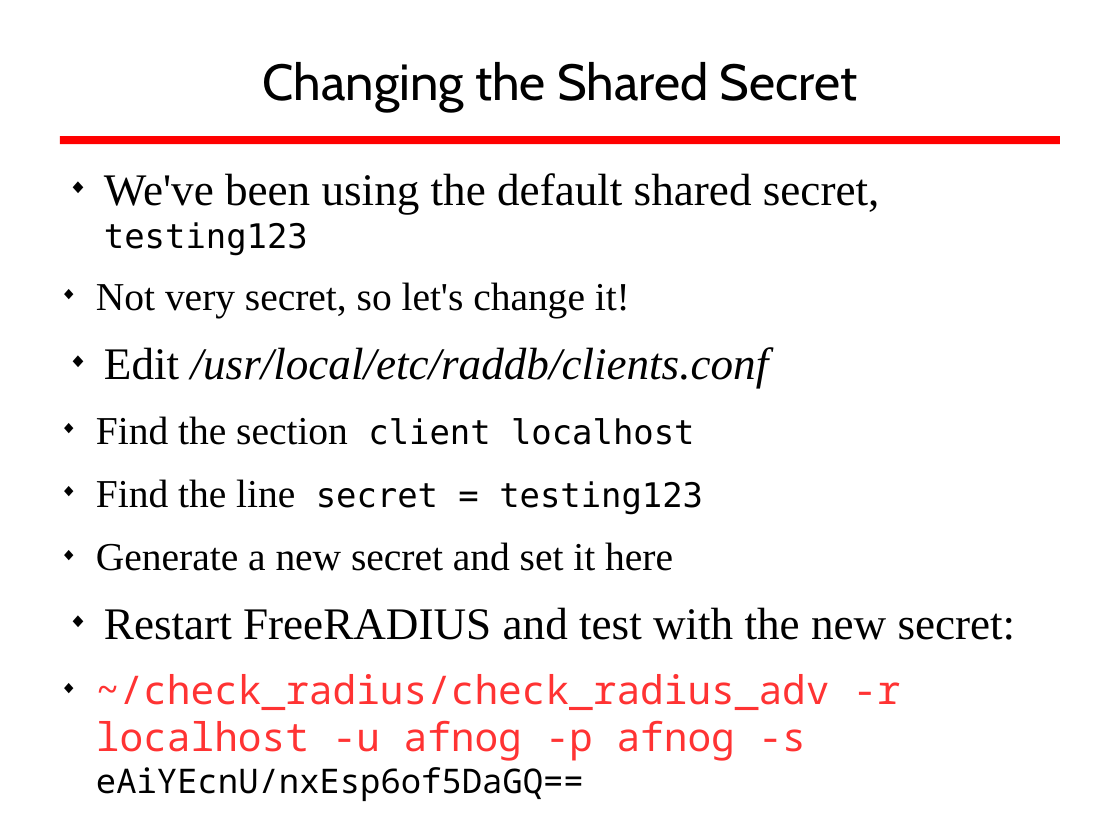
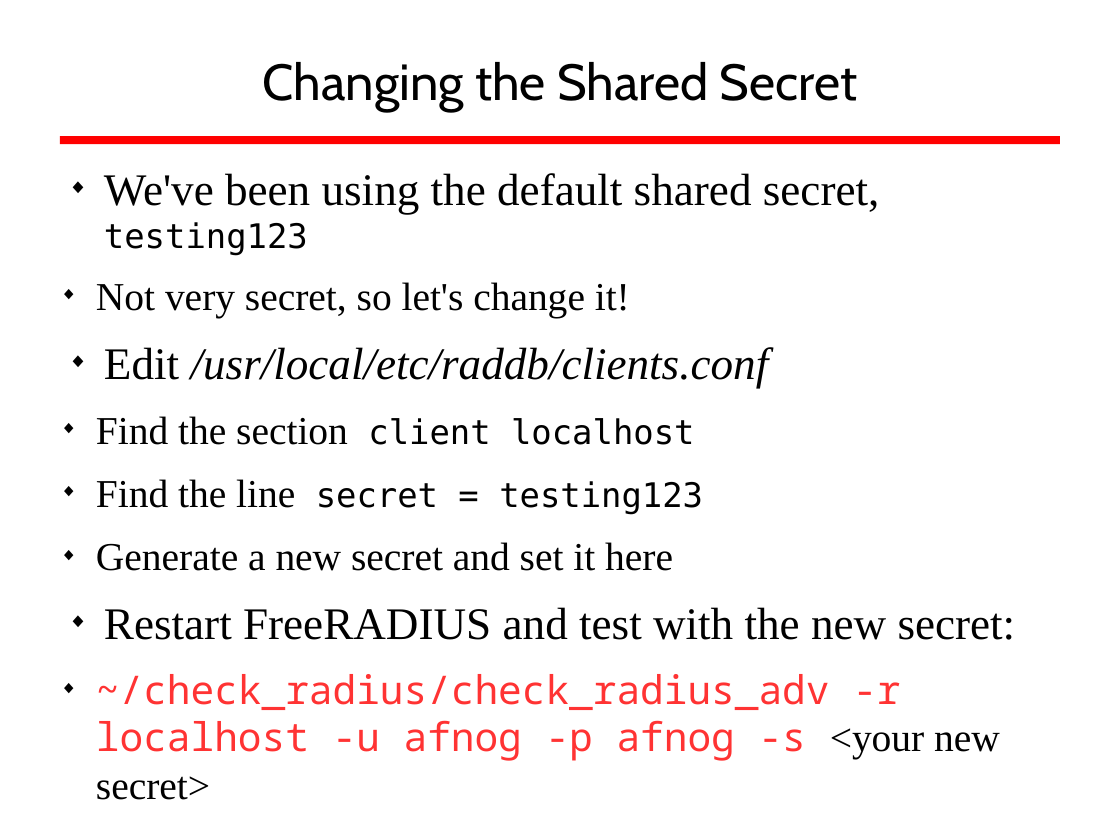
Before and after one commit to afnog/sse, a slide deck: slide 42 of radius/radius_presentation.odp. Drawn at 1120x840 pixels with LibreOffice and Linux fonts; fonts in the diff are those of the drawing; background and template pictures are left out. Boxes give left, top, right and bottom in pixels: in the first picture for what was removed or moved away, otherwise in the second. Text is boxed around its words. In the diff, an @@ line names an element or a change of style, - is before the commit and + after.

Commit message:
/ ‘radius/radius_presentation.odp’

```diff
--- a/radius/radius_presentation.odp
+++ b/radius/radius_presentation.odp
@@ text at [96, 674, 1000, 800]: text changed @@
-  ◆ ~/check_radius/check_radius_adv -r localhost -u afnog -p afnog -s eAiYEcnU/nxEsp6of5DaGQ==
+  ◆ ~/check_radius/check_radius_adv -r localhost -u afnog -p afnog -s <your new secret>
```
